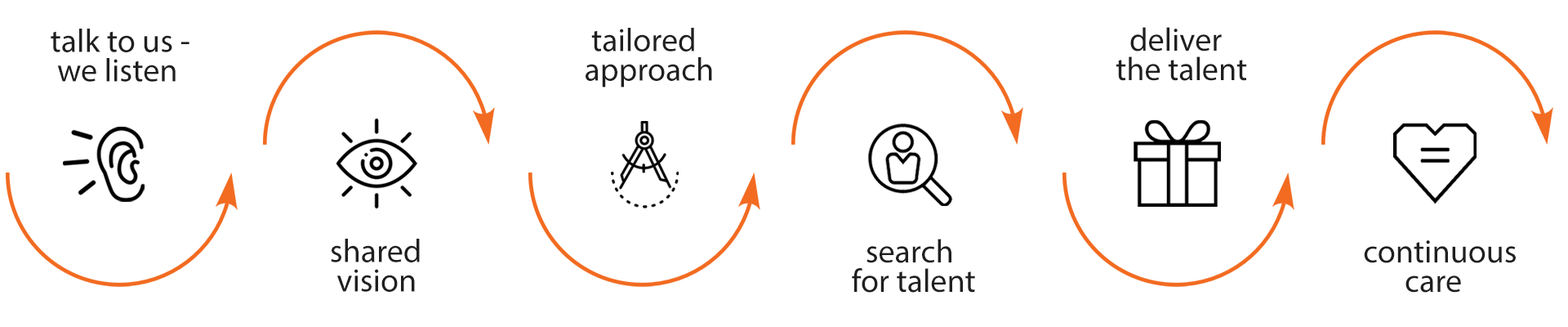
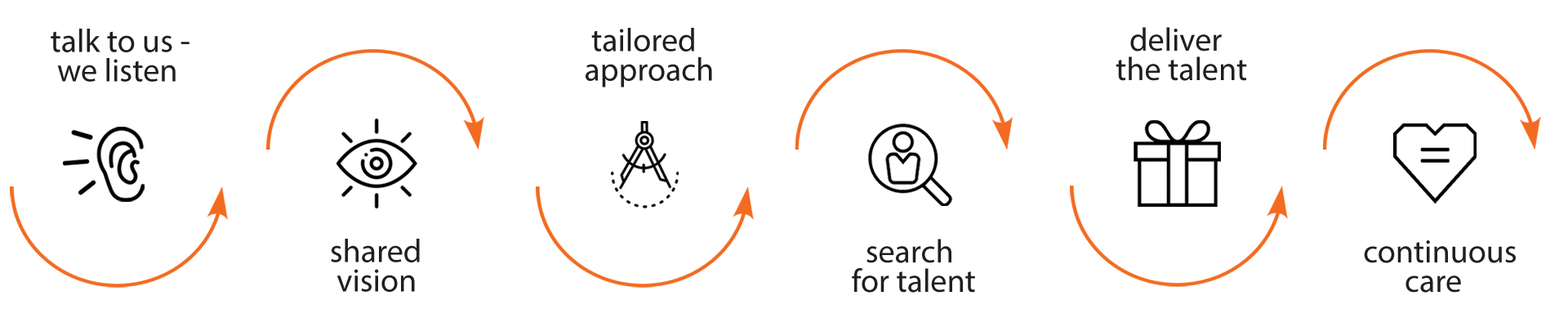
Before/after of a (1568, 327) layered artwork. What changed in the layer stack:
painted on "Layer 8 copy 5" over left=1321, top=30, right=1554, bottom=150
painted on "Layer 8 copy 2" over left=1062, top=172, right=1295, bottom=287
painted on "Layer 8 copy 4" over left=791, top=30, right=1024, bottom=150
painted on "Layer 8" over left=528, top=172, right=761, bottom=288
painted on "Layer 8 copy 3" over left=262, top=30, right=495, bottom=150
painted on "Layer 8 copy" over left=5, top=172, right=238, bottom=288
"shared vision" (1st of 2, in "small icons"): blend normal → luminosity over left=330, top=238, right=420, bottom=292
hid "Layer 7" over left=5, top=26, right=1554, bottom=293
